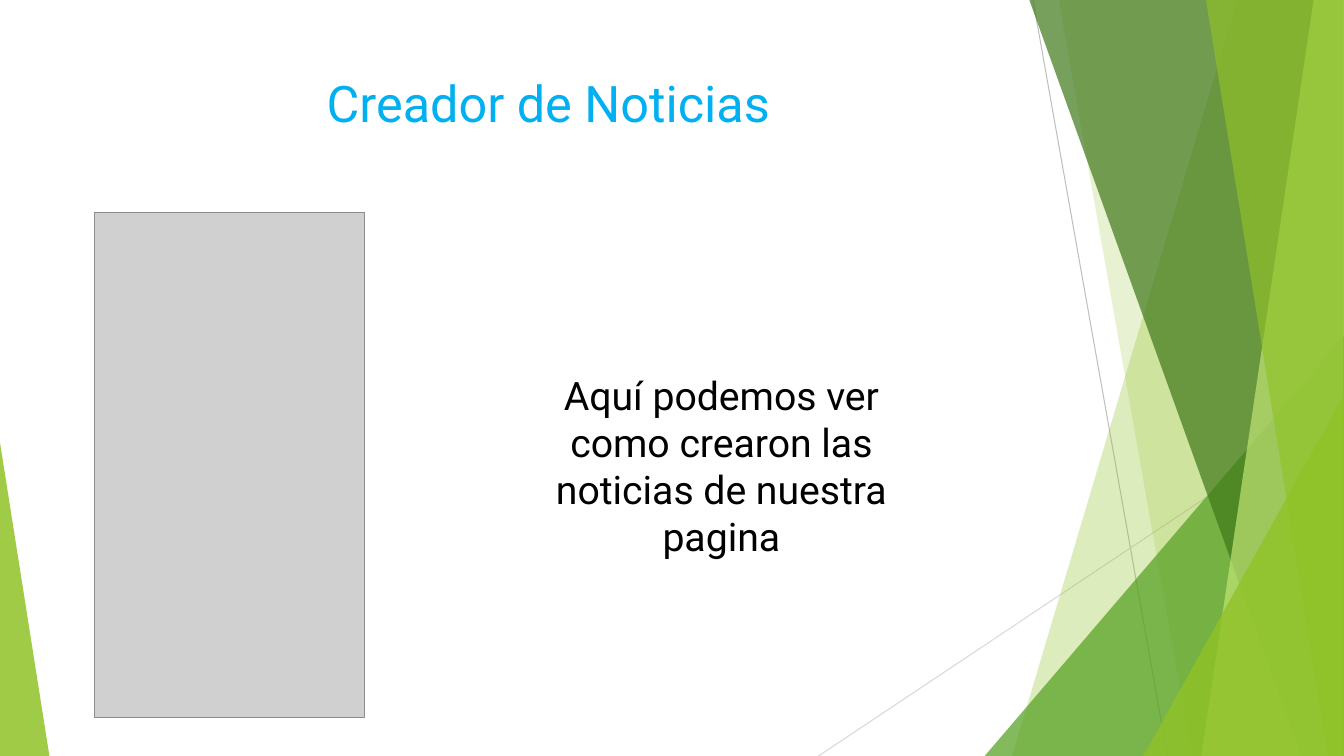
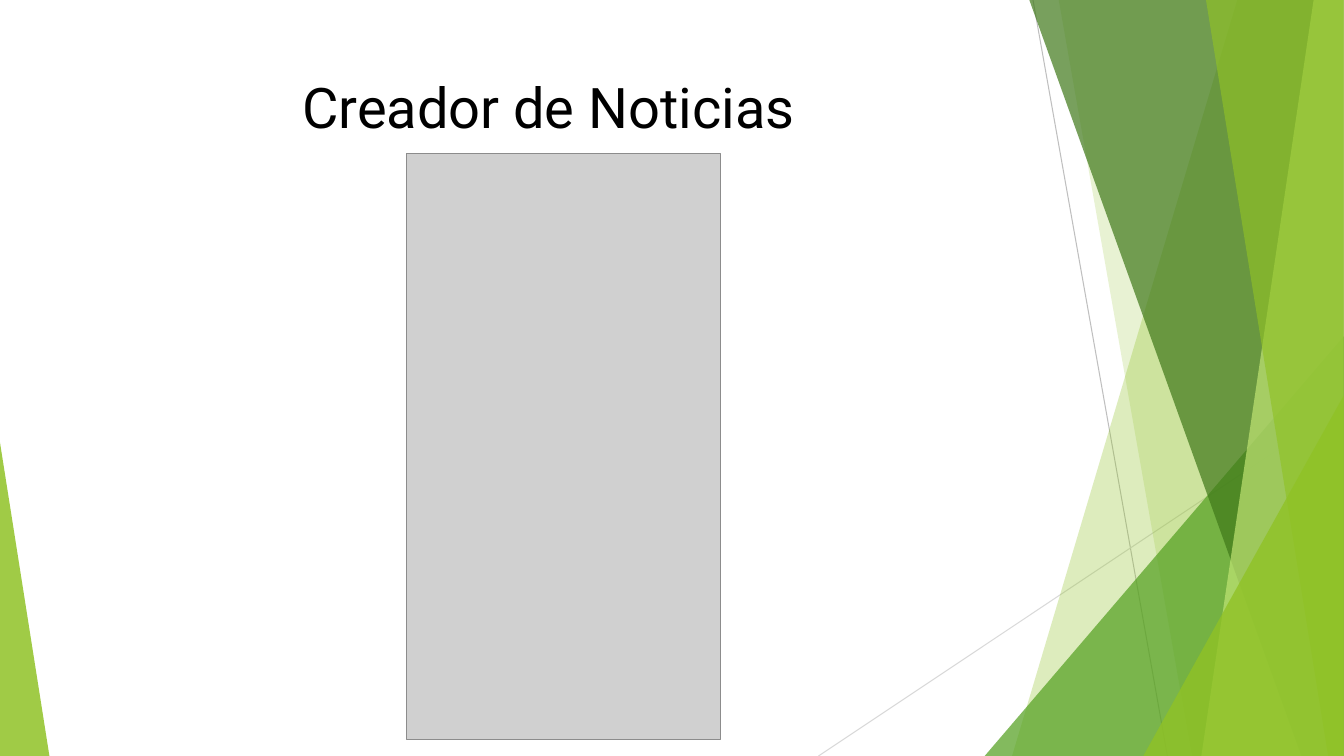
Before and after one commit to Tiinocm/ProyectoIntegrado, a slide deck: slide 11 of carles/poryecto integrado.pptx (slide 9 before the commit). Drawn at 1344x756 pixels with LibreOffice and Linux fonts; fonts in the diff are those of the drawing; grey boxes stand for pictures. Boxes give left, top, right and bottom in pixels: in the first picture for what was removed or moved away, otherwise in the second. Text is boxed around its words. In the diff, an @@ line names an element or a change of style, - is before the commit and + after.

```diff
--- a/carles/poryecto integrado.pptx
+++ b/carles/poryecto integrado.pptx
@@ title "Creador de Noticias" at [302,86,795,129]: size 36 to 40 pt, text colour #00B0F0 to #000000 @@
@@ picture: place and size @@
-picture at [95,213,365,718]
+picture at [407,153,721,739]
@@ text removed at [556,380,887,559] @@
-Aquí podemos ver como crearon las noticias de nuestra pagina
```
Also in this commit, not shown: 5 other slides changed, 7 slides added, 5 slides removed.
